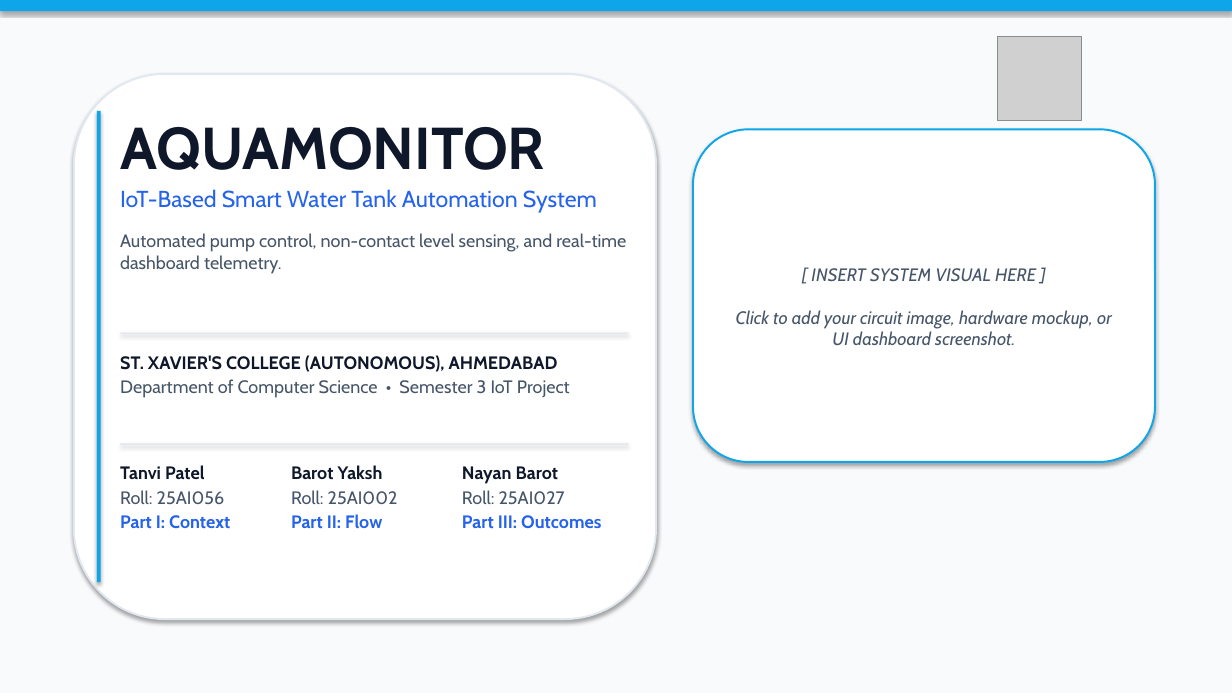
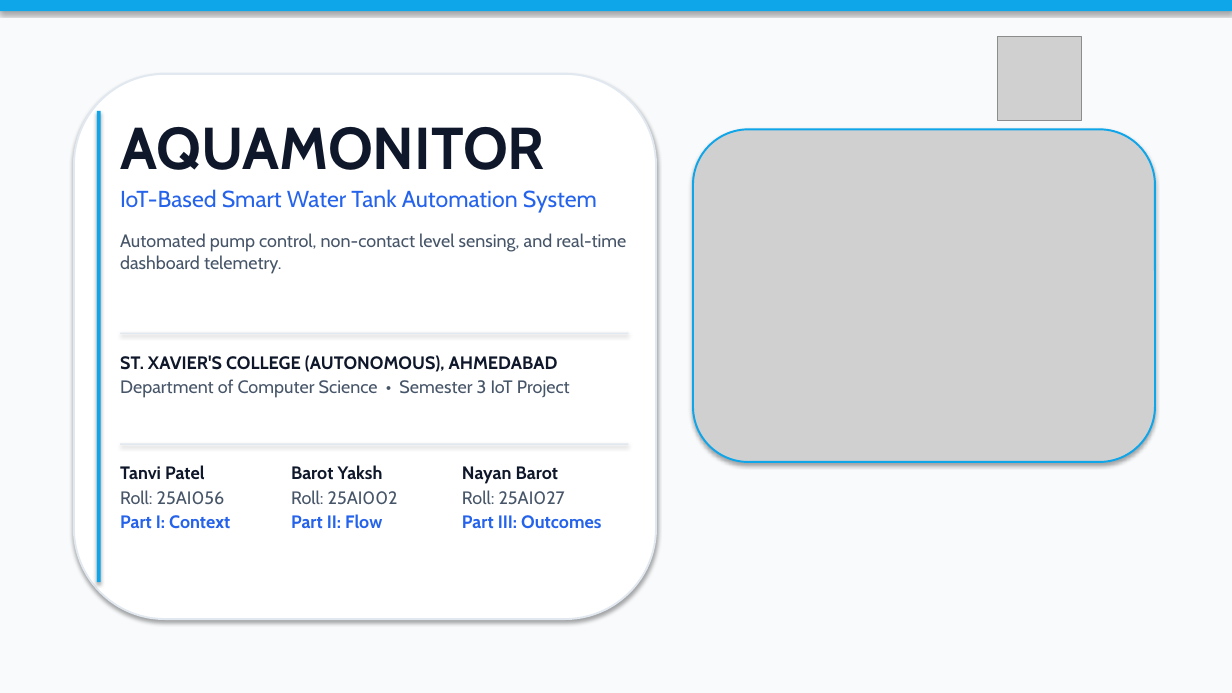
Before and after one commit to 25ai002-cmd/smart-water-tank-iot-, a slide deck: slide 1 of AquaMonitor_Presentation_Final_v3.pptx. Drawn at 1232x693 pixels with LibreOffice and Linux fonts; fonts in the diff are those of the drawing; grey boxes stand for pictures. Boxes give left, top, right and bottom in pixels: in the first picture for what was removed or moved away, otherwise in the second. Text is boxed around its words. In the diff, an @@ line names an element or a change of style, - is before the commit and + after.

Commit message:
Fix 12s dry-run & 30s retest motor logic, hardware connection banner on page load, responsive CSS, and PPT slide 1 update

```diff
--- a/AquaMonitor_Presentation_Final_v3.pptx
+++ b/AquaMonitor_Presentation_Final_v3.pptx
@@ rounded rectangle removed at [693,129,1155,462] @@
-[ INSERT SYSTEM VISUAL HERE ]
-Click to add your circuit image, hardware mockup, or UI dashboard screenshot.
@@ picture added at [693,129,1155,462] @@
```
Also in this commit, not shown: 8 other files.
